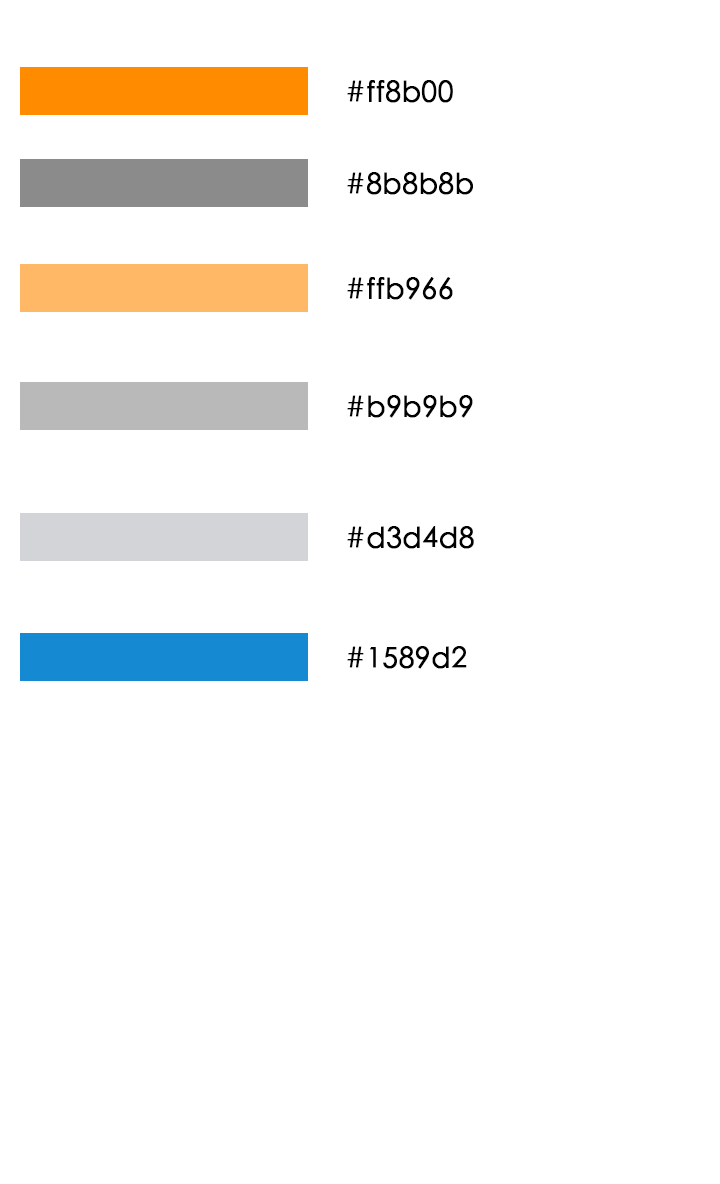
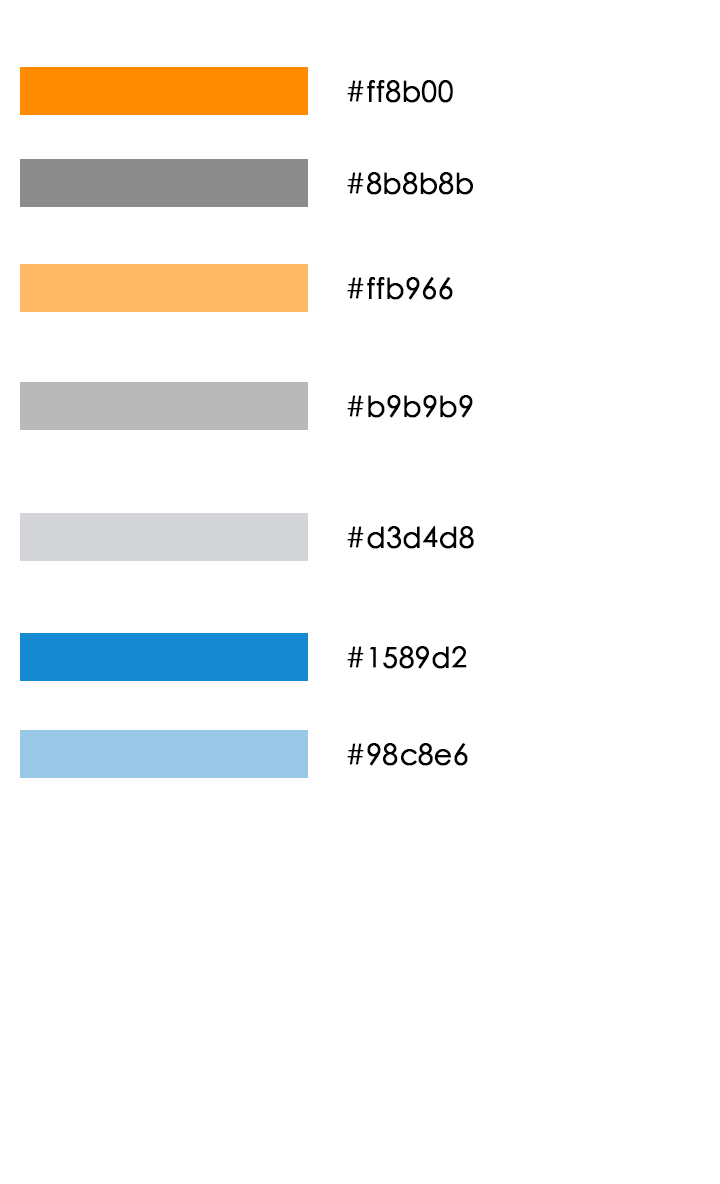
Comparing the layer stacks of the two 720 x 1184 images. Changes:
added group "组 1 拷贝 6" with 2 layers above "组 1 拷贝 5" over [20, 730, 468, 778]
added layer "#98c8e6" in group "组 1 拷贝 6" over [347, 743, 468, 766]
added layer "98c8e6" in group "组 1 拷贝 6" over [20, 730, 308, 778]
